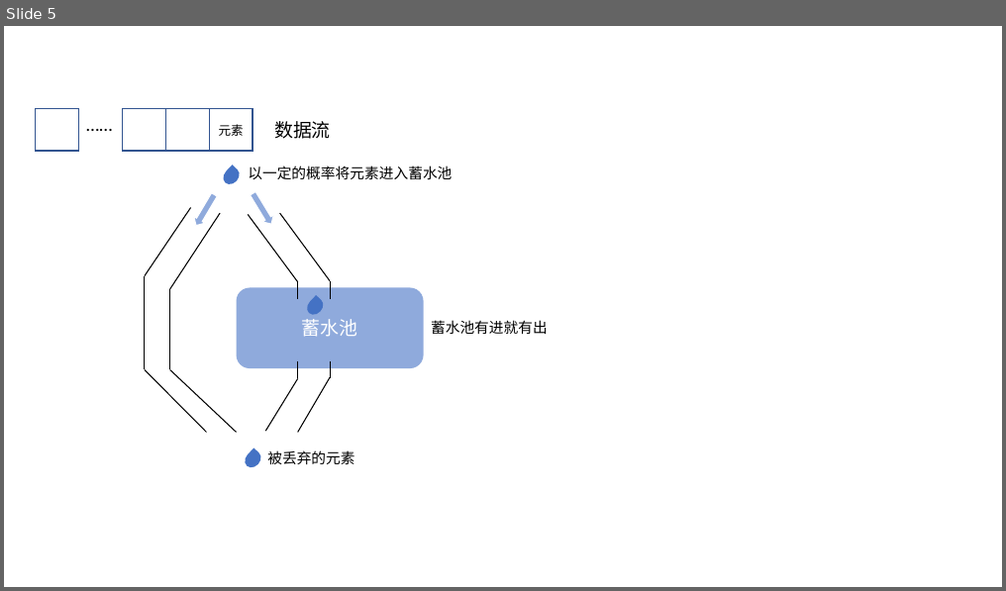
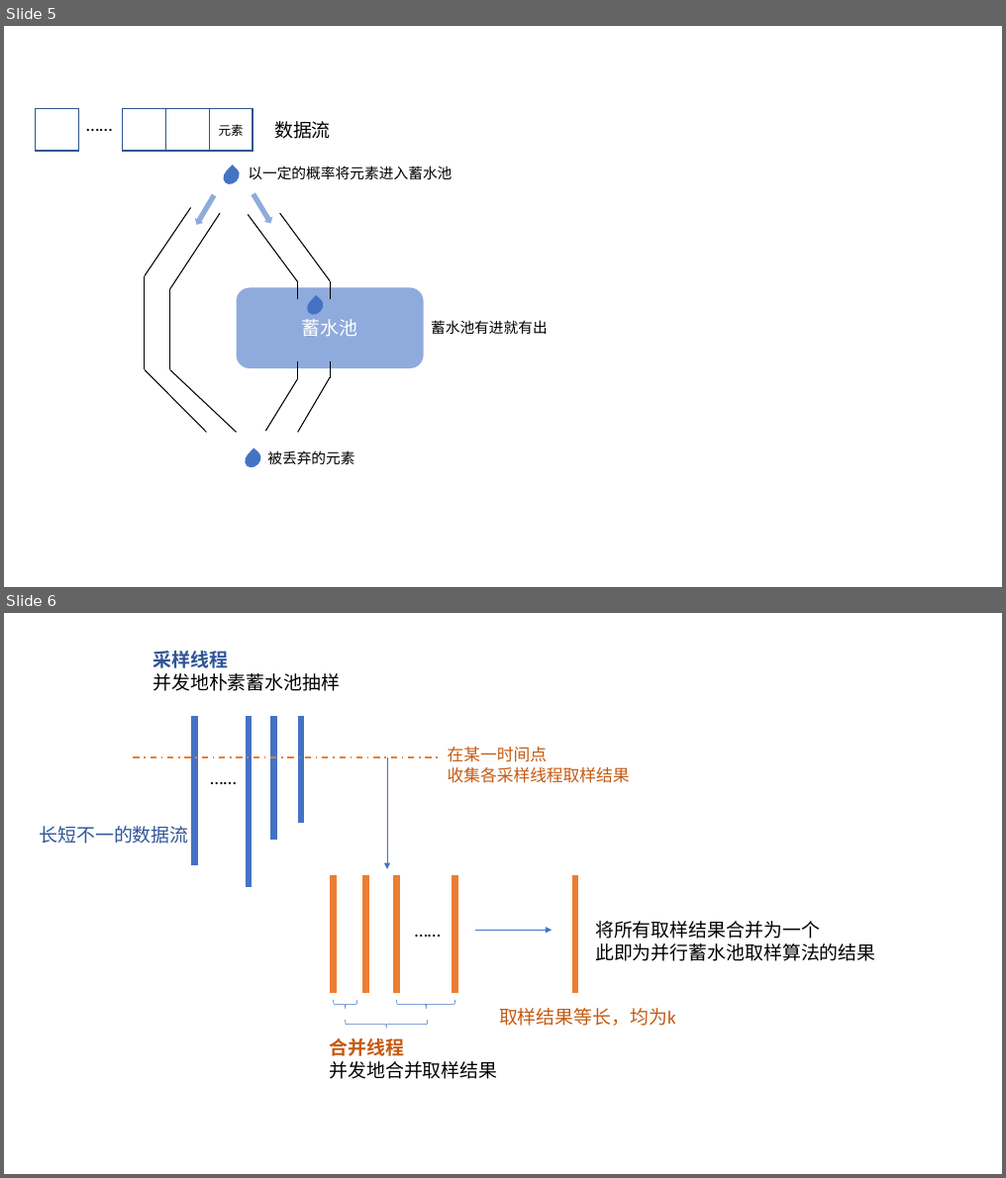
Before and after one commit to KittenBill/-, a slide deck: 论文写作/New Microsoft PowerPoint Presentation.pptx. Shown one above the other, each under a label of ours: slide 5 before the commit, slides 5 and 6 after it. The pictures are 1006x591 and 1006x1178 pixels, drawn with LibreOffice and Linux fonts; fonts in the diff are those of the drawing. Boxes give left, top, right and bottom in pixels: in the first picture for what was removed or moved away, otherwise in the second. Text is boxed around its words. In the diff, an @@ line names an element or a change of style, - is before the commit and + after.

```diff
--- a/论文写作/New Microsoft PowerPoint Presentation.pptx
+++ b/论文写作/New Microsoft PowerPoint Presentation.pptx
@@ slide 6 added at (4, 613, 1002, 1174), background #FFFFFF @@
@@ text added at (152, 651, 340, 691), 18 pt, text #000000 @@
+采样线程
+并发地朴素蓄水池抽样
@@ line added from (133, 758) to (440, 758), #ED7D31 1.5 pt dashed @@
@@ arrow added from (387, 758) to (387, 869), #4472C4 0.5 pt @@
@@ text added at (448, 747, 630, 783), 16 pt, text #C55A11 @@
+在某一时间点
+收集各采样线程取样结果
@@ group added at (195, 716, 301, 888): 4 lines, 1 text @@
+……
@@ text added at (39, 826, 188, 844), 18 pt, text #2F5597 @@
+长短不一的数据流
@@ line added from (334, 875) to (334, 993), #ED7D31 6 pt @@
@@ line added from (365, 875) to (365, 993), #ED7D31 6 pt @@
@@ line added from (397, 875) to (397, 993), #ED7D31 6 pt @@
@@ line added from (455, 875) to (455, 993), #ED7D31 6 pt @@
@@ line added from (575, 875) to (575, 993), #ED7D31 6 pt @@
@@ text added at (408, 915, 512, 945), 18 pt, text #000000 @@
+……
@@ arrow added from (475, 931) to (552, 931), #4472C4 0.5 pt @@
@@ text added at (595, 921, 875, 961), 18 pt, text #000000 @@
+将所有取样结果合并为一个
+此即为并行蓄水池取样算法的结果
@@ left brace added at (334, 1000, 357, 1009), outline #4472C4 0.5 pt @@
@@ left brace added at (346, 1020, 428, 1029), outline #4472C4 0.5 pt @@
@@ left brace added at (397, 1000, 455, 1009), outline #4472C4 0.5 pt @@
@@ text added at (499, 1008, 676, 1026), 18 pt, text #C55A11 @@
+取样结果等长，均为k
@@ text added at (329, 1039, 497, 1079), 18 pt, text #000000 @@
+合并线程
+并发地合并取样结果
```
Also in this commit, not shown: 3 slides changed, 8 other files.
